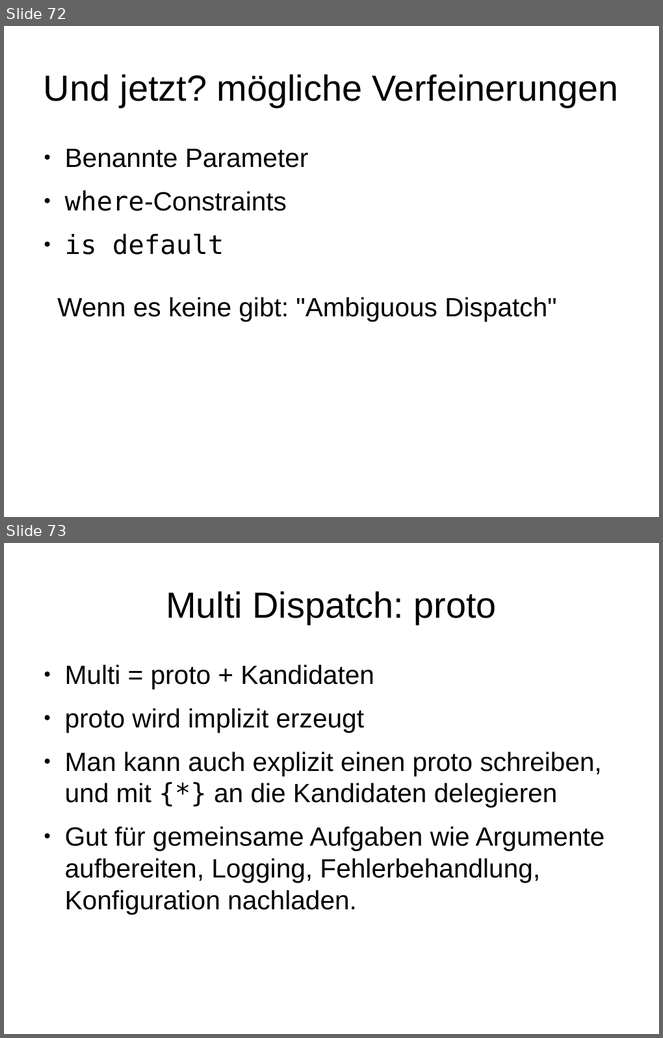
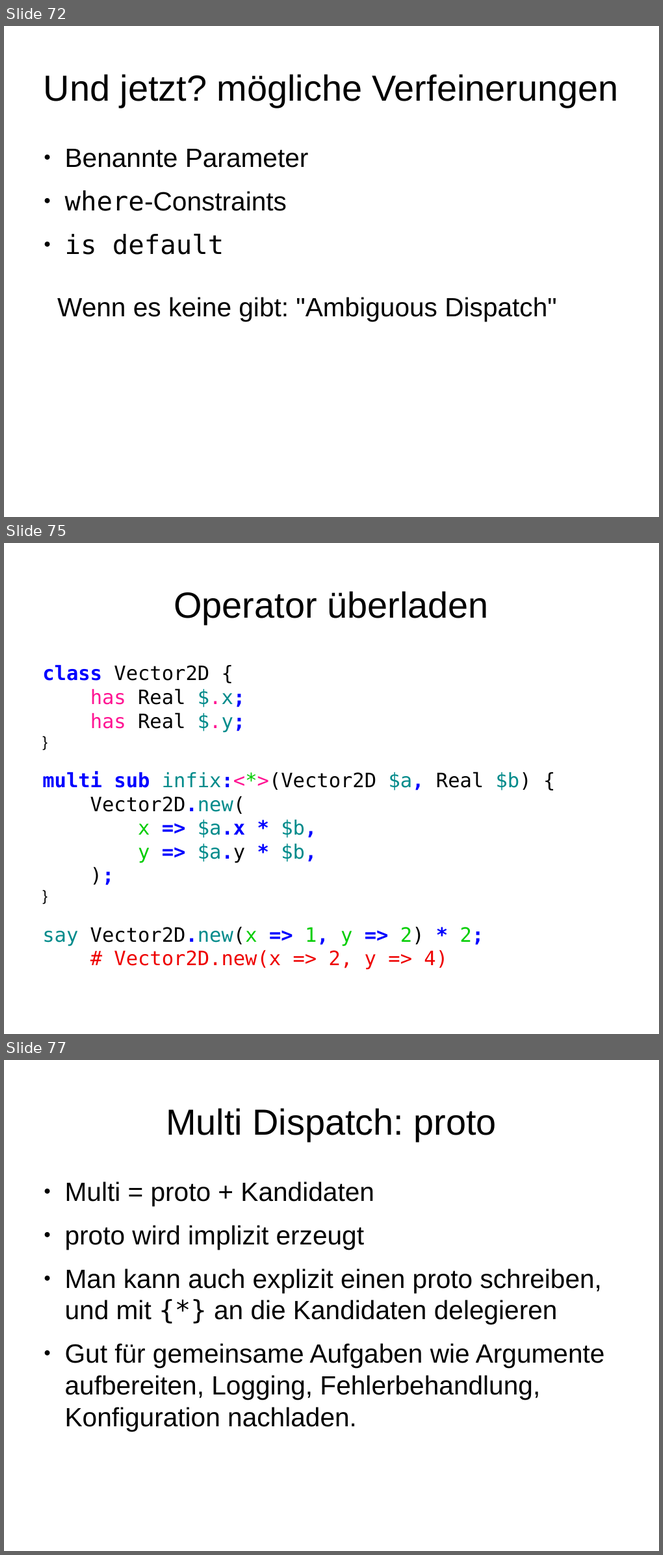
Before and after one commit to moritz/perl6-training-de, a slide deck: schulung.odp. Shown one above the other, each under a label of ours: slides 72 and 73 before the commit, slides 72, 75 and 77 after it; the slides between them are not shown. The pictures are 663x1038 and 663x1555 pixels, drawn with LibreOffice and Linux fonts; fonts in the diff are those of the drawing. Boxes give left, top, right and bottom in pixels: in the first picture for what was removed or moved away, otherwise in the second. Text is boxed around its words. In the diff, an @@ line names an element or a change of style, - is before the commit and + after.

Commit message:
Operatoren

```diff
--- a/schulung.odp
+++ b/schulung.odp
@@ slide 75 added at (4, 543, 659, 1034), background #FFFFFF @@
@@ title added at (174, 591, 488, 624), 44 pt, text #000000 @@
+Operator überladen
@@ text added at (42, 665, 532, 970), 24 pt, text #000000 @@
+class Vector2D {
+has Real $.x;
+has Real $.y;
+}
+multi sub infix:<*>(Vector2D $a, Real $b) {
+Vector2D.new(
+x => $a.x * $b,
+y => $a.y * $b,
+);
+}
+say Vector2D.new(x => 1, y => 2) * 2;
+# Vector2D.new(x => 2, y => 4)
@@ what was slide 73 is now slide 77 @@
```
Also in this commit, not shown: 9 other slides added, 3 other files.
